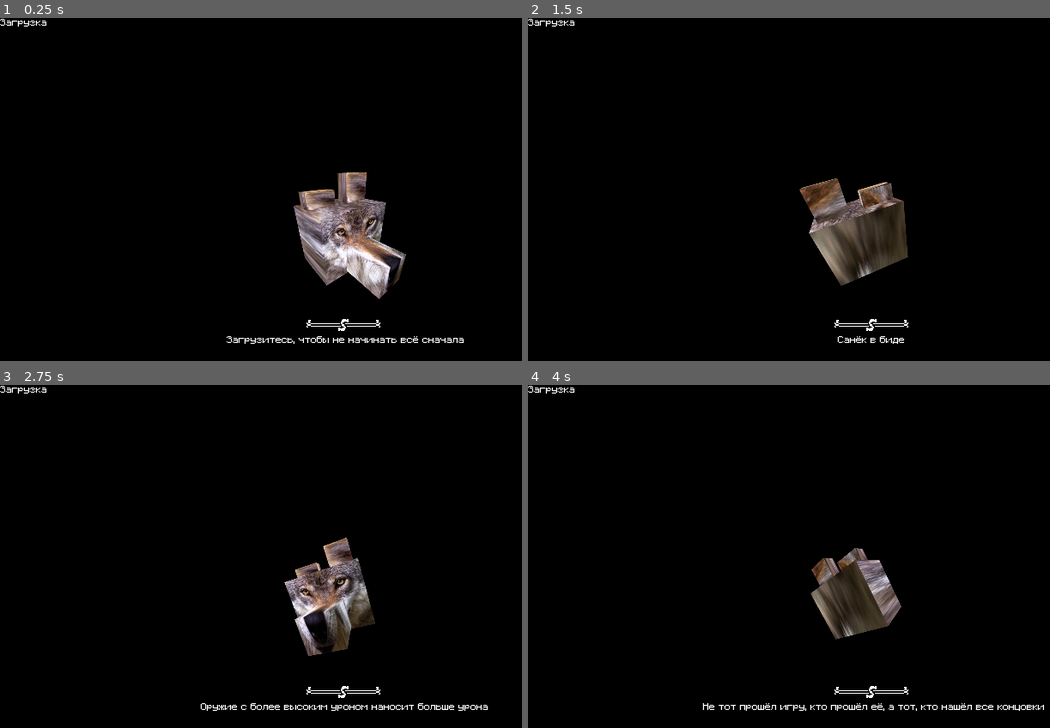
Above: before the commit, frames 1-4 (two rows, left to right).
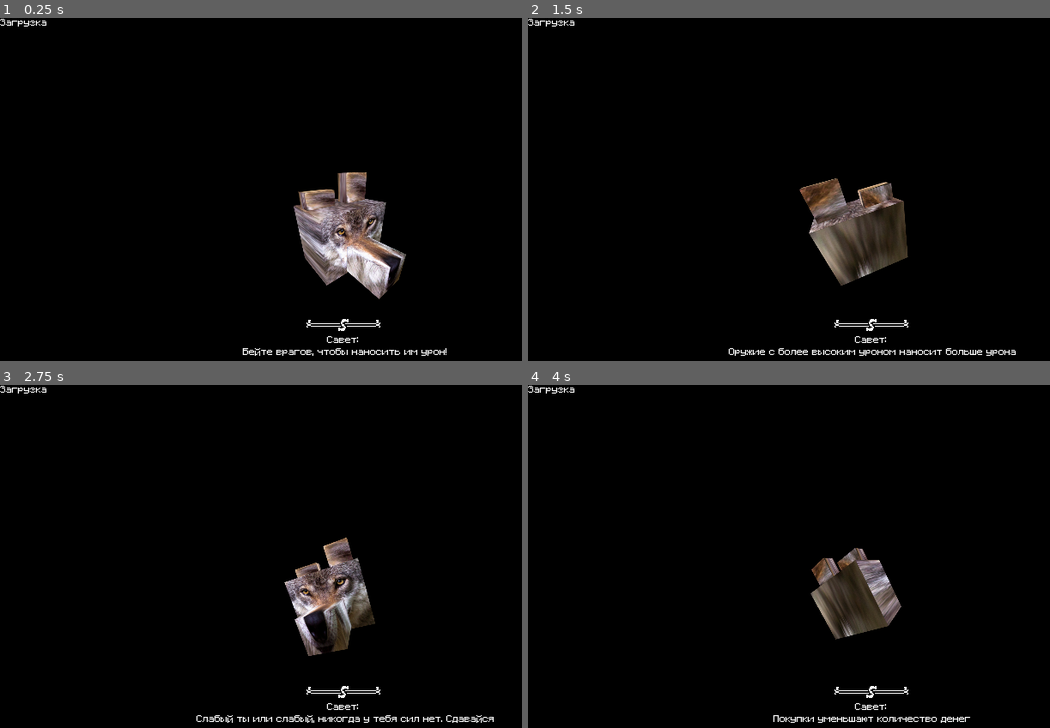
Above: after the commit, the same moments.

Repository: USBashka/svb-cycles
Game: Godot game, scene res://ui/load_screen.tscn
Two runs of this game, one before a commit and one after it. Both use one fixed random seed, a clock stepped at 60 frames per second and the inputs below. This scene is started directly instead of the project's main scene.
Inputs (mouse positions are in pixels of both pictures, inside the frame that each line leads up to):
- Up to frame 1 (0.25 s): no input
- Up to frame 2 (1.5 s): tap Enter (ui_accept) at 0.5, 0.77 s; move the mouse to (1023, 192) at 0.52 s; hold Up (ui_up) 0.53-1.28 s; click (1023, 192) at 0.67 s; move the mouse to (731, 230) at 1.27 s; hold Down (ui_down) from 1.28 s (still down)
- Up to frame 3 (2.75 s): tap Enter (ui_accept) at 1.52 s; move the mouse to (412, 494) at 2.02 s; release Down (ui_down) at 2.03 s; hold Up (ui_up) from 2.03 s (still down)
- Up to frame 4 (4 s): move the mouse to (835, 655) at 2.77 s; click (835, 655) at 2.92 s; tap Enter (ui_accept) at 3.02, 3.77 s; move the mouse to (outside the picture) at 3.52 s; release Up (ui_up) at 3.53 s; hold Down (ui_down) from 3.53 s (still down)

The runs differ from the first frame. In frame 1, 0.8% of the frame differs, in the area x 43-89%, y 92-99%; in frame 2, 0.7%; in frame 3, 1.1%, in the area x 37-95%, y 92-99%; in frame 4, 1.0%.

Commit message:
Саветы вынесены в новый ресурс StringsSet

Diff:
--- /dev/null
+++ b/custom_res_scripts/StringsSet.gd
@@ -0,0 +1,13 @@
+
+class_name StringsSet, "res://assets/editor_icons/StringsSet.png"
+extends Resource
+# Множество строк, порядок которых не важен
+
+
+export(String, MULTILINE) var description
+export(PoolStringArray) var strings
+
+
+func rand_string():
+	# Возвращает случайную строку
+	return strings[randi() % strings.size()]
--- /dev/null
+++ b/res/strings/en/tips.tres
@@ -0,0 +1,8 @@
+[gd_resource type="Resource" load_steps=2 format=2]
+
+[ext_resource path="res://custom_res_scripts/StringsSet.gd" type="Script" id=1]
+
+[resource]
+script = ExtResource( 1 )
+description = "Teeps for loading screen"
+strings = PoolStringArray( "Walk to move", "Hit enemies to damage them!", "Grab items and they show up in the inventory", "Purchases decrease your money", "Play game to complete it", "Enemies\' attacks decrease your HP", "Sanëk in messfotune", "Sanëk. Sanëk", "Insert stouns", "Зэй сёарч ю, ту файнд" )
--- /dev/null
+++ b/res/strings/ru/tips.tres
@@ -0,0 +1,8 @@
+[gd_resource type="Resource" load_steps=2 format=2]
+
+[ext_resource path="res://custom_res_scripts/StringsSet.gd" type="Script" id=1]
+
+[resource]
+script = ExtResource( 1 )
+description = "Саветы для загрузочного экрана"
+strings = PoolStringArray( "Ходите, чтобы перемещаться", "Бейте врагов, чтобы наносить им урон!", "Поднимайте предметы и они появятся в инвентаре", "Покупки уменьшают количество денег", "Проходите игру, чтобы пройти её", "Удары противников уменьшают ваши ОЗ", "Санёк в биде", "Санёк. Санёк", "Вставляйте кэмни", "Tiba ishut, chtobi naíti", "Находите оружие, чтобы получить его", "Купите игру, чтобы играть в неё", "Загрузитесь, чтобы не начинать всё сначала", "Посмотрите сириал, чтобы ь", "Оружие с более высоким уроном наносит больше урона", "Продавцы продают предметы", "Книги можно читать", "Шаманы занимаются шаманизмом", "Чем больше уровень, тем лучше", "Не тот прошёл игру, кто прошёл её, а тот, кто нашёл все концовки", "Кому повезёт, у того и волк снесёт", "Слабый ты или слабый, никогда у тебя сил нет. Сдавайся" )
--- a/ui/load_screen.gd
+++ b/ui/load_screen.gd
@@ -1,32 +1,9 @@
 extends Control
 
+
 export onready var tip_label = $VBoxContainer/TipLabel
+export(Resource) var tips = preload("res://res/strings/ru/tips.tres")
 
-var tips = """Ходите, чтобы перемещаться
-Бейте врагов, чтобы наносить им урон
-Поднимайте предметы и они появятся в инвентаре
-Покупки уменьшают количество денег
-Проходите игру, чтобы пройти её
-Удары противников уменьшают ваши ОЗ
-Санёк в биде
-Санёк. Санёк
-Вставляйте кэмни
-Tiba ishut, chtobi naíti
-Находите оружие, чтобы получить его
-Купите игру, чтобы играть в неё
-Загрузитесь, чтобы не начинать всё сначала
-Посмотрите сириал, чтобы ь
-Оружие с более высоким уроном наносит больше урона
-Продавцы продают предметы
-Книги можно читать
-Шаманы занимаются шаманизмом
-Чем больше уровень, тем лучше
-Не тот прошёл игру, кто прошёл её, а тот, кто нашёл все концовки"""
-
-var tips_list = tips.split('\n')
-
-func update_tip():
-	tip_label.text = tips_list[randi() % tips_list.size()]
 
 func _ready():
 	randomize()
@@ -35,3 +12,6 @@
 func _input(event):
 	if event.is_pressed():
 		update_tip()
+
+func update_tip():
+	tip_label.text = "Савет:\n" + tips.rand_string()
Binary file added: assets/editor_icons/StringsSet.png
Not shown, added: assets/editor_icons/StringsSet.png.import
